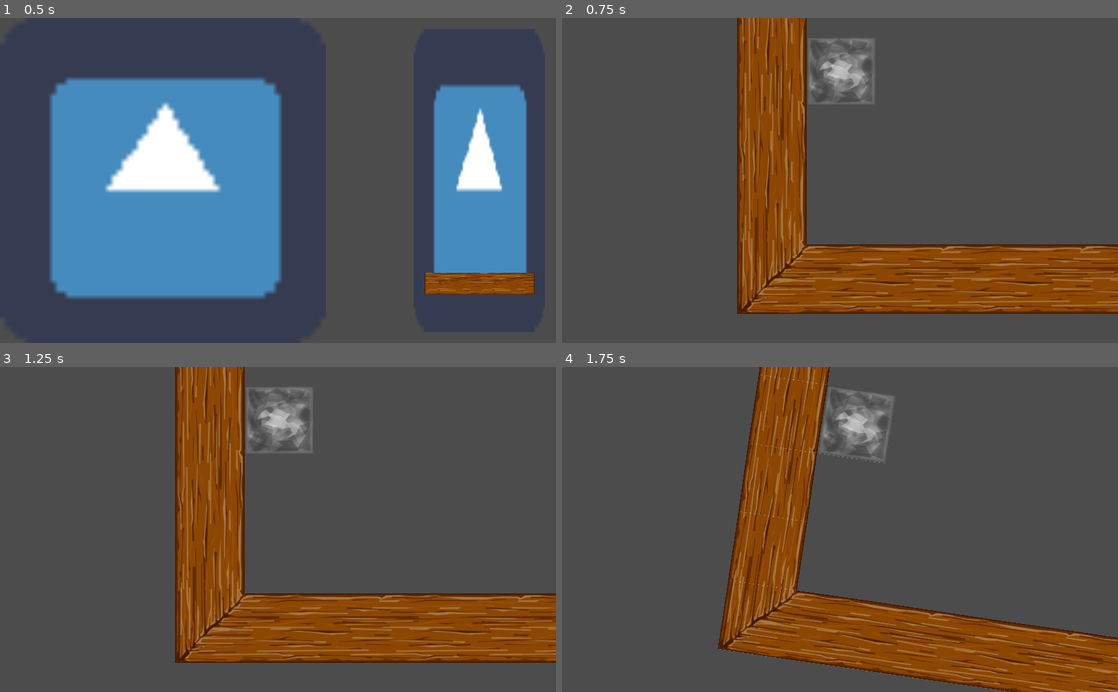
Above: before the commit, frames 1-4 (two rows, left to right).
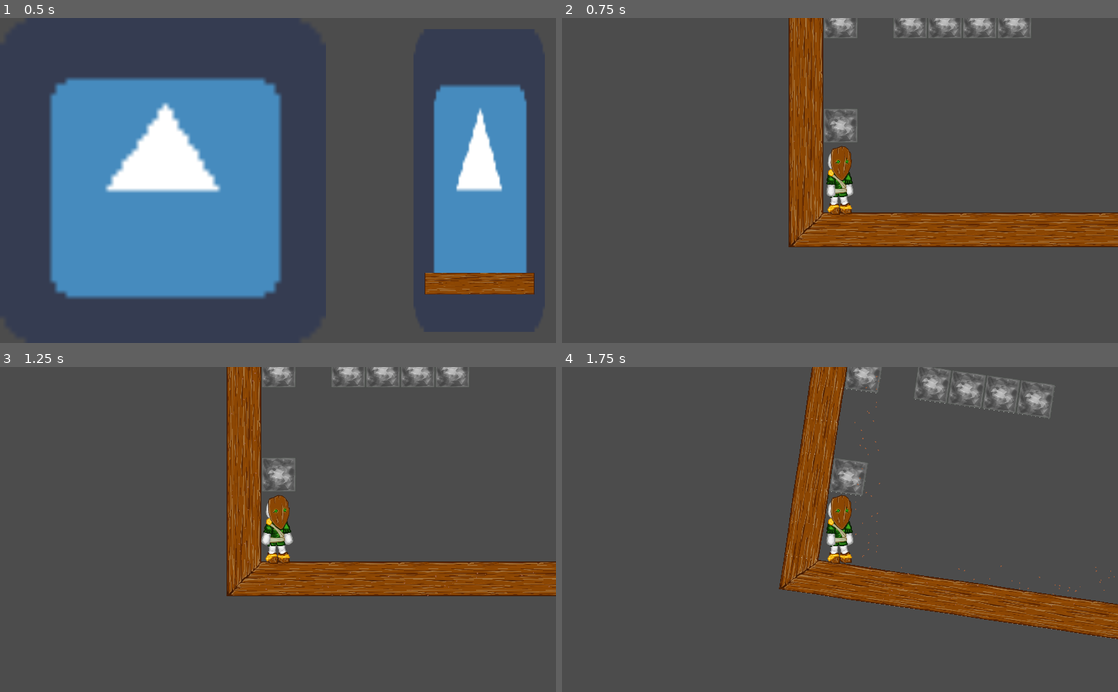
Above: after the commit, the same moments.

Repository: Boivin92/Turning-of-seasons
Game: Godot game, scene res://Menu/MainMenu/MainMenu.tscn
The game is run twice, just before and just after one commit, with the same random seed, the same clock (stepped at 60 frames per second) and the same inputs. The project has no main scene, so this scene is started directly. The engine's default icon, where the game draws it, is replaced by a stand-in: a white triangle on a blue panel in a dark square.
Inputs:
- Up to frame 1 (0.5 s): no input
- Up to frame 2 (0.75 s): click "START" at 0.5 s
- Up to frame 3 (1.25 s): no input
- Up to frame 4 (1.75 s): tap Enter (ui_accept) at 1.25, 1.35 s; hold D (right) from 1.28 s (still down); hold Space (jump) from 1.28 s (still down)

Frame 1 is identical in both runs. In frame 2, 33% of the frame differs, in the area x 31-100%, y 0-92%; in frame 3, 33%; in frame 4, 34%, in the area x 28-100%, y 0-100%.

Commit message:
Import and PARTICLES

Diff:
--- a/Level/Level.gd
+++ b/Level/Level.gd
@@ -13,6 +13,14 @@
 	if Input.is_action_just_pressed("ui_accept"):
 		$Tween.start()
 		$Player.brace_character()
+		_activate_particles(true)
+
+
+func _activate_particles(emit : bool) -> void:
+	$particles/ParticlesBottom.emitting = emit
+	$particles/ParticlesTop.emitting = emit
+	$particles/ParticlesLeft.emitting = emit
+	$particles/ParticlesRight.emitting = emit
 
 func GoToNextLevel():
 	get_tree().change_scene_to(NextLevel)
@@ -20,6 +28,7 @@
 func _on_Tween_tween_completed(object, key):
 	_prepare_tween()
 	$Player.release_bracing()
+	_activate_particles(false)
 
 func _prepare_tween():
 	$Tween.remove_all()
@@ -31,3 +40,10 @@
 		$Player.rotation_degrees,
 		$Player.rotation_degrees - RotationOnAdvance, 5,
 		Tween.TRANS_LINEAR, Tween.EASE_IN_OUT)
+
+func _on_Player_stomped() -> void:
+	_activate_particles(true)
+	$Timer.start()
+
+func _on_Timer_timeout() -> void:
+	_activate_particles(false)
--- a/Level/Level.tscn
+++ b/Level/Level.tscn
@@ -1,14 +1,44 @@
-[gd_scene load_steps=4 format=2]
+[gd_scene load_steps=7 format=2]
 
 [ext_resource path="res://Level/Level.gd" type="Script" id=1]
 [ext_resource path="res://Level/tileset.tres" type="TileSet" id=2]
 [ext_resource path="res://Player/Player.tscn" type="PackedScene" id=3]
 
+[sub_resource type="ParticlesMaterial" id=2]
+emission_shape = 2
+emission_box_extents = Vector3( 800, 50, 1 )
+flag_disable_z = true
+gravity = Vector3( 0, 150, 0 )
+angular_velocity = -41.0
+orbit_velocity = 0.0
+orbit_velocity_random = 0.0
+scale = 4.0
+color = Color( 0.619608, 0.372549, 0.243137, 1 )
+
+[sub_resource type="ParticlesMaterial" id=3]
+emission_shape = 2
+emission_box_extents = Vector3( 800, 50, 1 )
+flag_disable_z = true
+gravity = Vector3( 0, 150, 0 )
+angular_velocity = -41.0
+orbit_velocity = 0.0
+orbit_velocity_random = 0.0
+scale = 4.0
+color = Color( 0.619608, 0.372549, 0.243137, 1 )
+
+[sub_resource type="ParticlesMaterial" id=1]
+emission_shape = 2
+emission_box_extents = Vector3( 50, 800, 1 )
+flag_disable_z = true
+gravity = Vector3( 0, 150, 0 )
+angular_velocity = -41.0
+orbit_velocity = 0.0
+orbit_velocity_random = 0.0
+scale = 4.0
+color = Color( 0.619608, 0.372549, 0.243137, 1 )
+
 [node name="Level" type="Node2D"]
 script = ExtResource( 1 )
-__meta__ = {
-"_edit_group_": true
-}
 
 [node name="TileMap" type="TileMap" parent="."]
 tile_set = ExtResource( 2 )
@@ -20,4 +50,39 @@
 position = Vector2( 189.482, 1531.04 )
 
 [node name="Tween" type="Tween" parent="."]
+
+[node name="particles" type="Node" parent="."]
+
+[node name="ParticlesTop" type="Particles2D" parent="particles"]
+position = Vector2( 900.938, 75.7215 )
+emitting = false
+amount = 500
+lifetime = 5.0
+process_material = SubResource( 2 )
+
+[node name="ParticlesBottom" type="Particles2D" parent="particles"]
+position = Vector2( 893.386, 1732.26 )
+emitting = false
+amount = 500
+lifetime = 5.0
+process_material = SubResource( 3 )
+
+[node name="ParticlesLeft" type="Particles2D" parent="particles"]
+position = Vector2( 60.0822, 919.095 )
+emitting = false
+amount = 500
+lifetime = 5.0
+process_material = SubResource( 1 )
+
+[node name="ParticlesRight" type="Particles2D" parent="particles"]
+position = Vector2( 1729.21, 919.095 )
+emitting = false
+amount = 500
+lifetime = 5.0
+process_material = SubResource( 1 )
+
+[node name="Timer" type="Timer" parent="."]
+one_shot = true
+[connection signal="stomped" from="Player" to="." method="_on_Player_stomped"]
 [connection signal="tween_completed" from="Tween" to="." method="_on_Tween_tween_completed"]
+[connection signal="timeout" from="Timer" to="." method="_on_Timer_timeout"]
--- a/Player/Player.gd
+++ b/Player/Player.gd
@@ -7,6 +7,8 @@
 
 var pounding : bool
 var available : bool = true
+
+signal stomped
 
 # Called when the node enters the scene tree for the first time.
 func _ready():
@@ -22,14 +24,17 @@
 func _physics_process(delta):
 	if is_on_floor():
 		velocity.y = 0
-	velocity.y += gravity * delta
+	else:
+		velocity.y += gravity * delta
+
 	if not pounding && available:
 		get_input()
+
 	velocity.y = clamp(velocity.y, -2000, 2000)
 	var airborne = not is_on_floor()
 
-	move_and_slide(velocity, Vector2(0, -1), false, 4, 0.523599)
-	_set_sprite()
+	var slide = move_and_slide(velocity, Vector2(0, -1), false, 4, 0.523599)
+	_set_sprite(slide)
 	if airborne && is_on_floor():
 		_shake_camera()
 
@@ -37,28 +42,29 @@
 		pounding = false
 
 
-func _set_sprite() -> void:
-	if available:
-		if velocity.x == 0:
-			$AnimatedSprite.play("idle")
-		else:
-			$AnimatedSprite.play("walk")
+func _set_sprite(slide: Vector2) -> void:
+	if slide.x == 0:
+		$AnimatedSprite.play("idle")
+		print("Play Idle")
 	else:
-		#TODO: play bracing animation
-		pass
+		$AnimatedSprite.play("walk")
+		print("Play Walk")
 
-	if velocity.y < 0:
+	if slide.y < 0:
 		$AnimatedSprite.play("jump")
-	if velocity.y > 0:
+		print("Play Jump")
+	if slide.y > 0:
 		$AnimatedSprite.play("fall")
+		print("Play Fall")
 
-	if velocity.x < 0:
+	if slide.x < 0:
 		$AnimatedSprite.flip_h = true
-	elif velocity.x > 0:
+	elif slide.x > 0:
 		$AnimatedSprite.flip_h = false
 
 func _shake_camera():
 	$Camera2DWithShake.shake(0.4, 15, 8)
+	emit_signal("stomped")
 
 func get_input():
 	var right = Input.is_action_pressed("right")
--- a/Player/Player.tscn
+++ b/Player/Player.tscn
@@ -1,41 +1,54 @@
-[gd_scene load_steps=9 format=2]
+[gd_scene load_steps=22 format=2]
 
 [ext_resource path="res://Player/Player.gd" type="Script" id=1]
 [ext_resource path="res://Player/idle/character_idel1.png" type="Texture" id=2]
 [ext_resource path="res://Player/idle/character_idel2.png" type="Texture" id=3]
 [ext_resource path="res://Player/idle/character_idel3.png" type="Texture" id=4]
 [ext_resource path="res://Player/idle/character_idel4.png" type="Texture" id=5]
-[ext_resource path="res://Camera2DWithShake.gd" type="Script" id=6]
+[ext_resource path="res://Player/Walk/character_walk1.png" type="Texture" id=6]
+[ext_resource path="res://Player/Walk/character_walk2.png" type="Texture" id=7]
+[ext_resource path="res://Player/Walk/character_walk3.png" type="Texture" id=8]
+[ext_resource path="res://Player/Walk/character_walk4.png" type="Texture" id=9]
+[ext_resource path="res://Player/Walk/character_walk5.png" type="Texture" id=10]
+[ext_resource path="res://Player/Walk/character_walk6.png" type="Texture" id=11]
+[ext_resource path="res://Player/fall/character_fall2.png" type="Texture" id=12]
+[ext_resource path="res://Player/fall/character_fall3.png" type="Texture" id=13]
+[ext_resource path="res://Player/jump/character_jump1.png" type="Texture" id=14]
+[ext_resource path="res://Player/jump/character_jump2.png" type="Texture" id=15]
+[ext_resource path="res://Player/jump/character_jump3.png" type="Texture" id=16]
+[ext_resource path="res://Player/jump/character_jump4.png" type="Texture" id=17]
+[ext_resource path="res://Player/jump/character_jump5.png" type="Texture" id=18]
+[ext_resource path="res://Camera2DWithShake.gd" type="Script" id=19]
 
-[sub_resource type="SpriteFrames" id=2]
+[sub_resource type="SpriteFrames" id=1]
 animations = [ {
 "frames": [ ExtResource( 2 ), ExtResource( 3 ), ExtResource( 4 ), ExtResource( 5 ) ],
 "loop": true,
 "name": "idle",
 "speed": 2.0
 }, {
+"frames": [ ExtResource( 6 ), ExtResource( 7 ), ExtResource( 8 ), ExtResource( 9 ), ExtResource( 10 ), ExtResource( 11 ) ],
+"loop": true,
+"name": "walk",
+"speed": 5.0
+}, {
 "frames": [  ],
 "loop": true,
 "name": "brace",
 "speed": 5.0
 }, {
-"frames": [  ],
-"loop": true,
-"name": "jump",
-"speed": 5.0
-}, {
-"frames": [  ],
+"frames": [ ExtResource( 12 ), ExtResource( 13 ) ],
 "loop": true,
 "name": "fall",
-"speed": 5.0
+"speed": 2.0
 }, {
-"frames": [  ],
-"loop": true,
-"name": "walk",
+"frames": [ ExtResource( 14 ), ExtResource( 15 ), ExtResource( 16 ), ExtResource( 17 ), ExtResource( 18 ) ],
+"loop": false,
+"name": "jump",
 "speed": 5.0
 } ]
 
-[sub_resource type="RectangleShape2D" id=1]
+[sub_resource type="RectangleShape2D" id=2]
 extents = Vector2( 42.2928, 118.125 )
 
 [node name="Player" type="KinematicBody2D"]
@@ -49,13 +62,15 @@
 jump_speed = 600
 
 [node name="AnimatedSprite" type="AnimatedSprite" parent="."]
-frames = SubResource( 2 )
-animation = "brace"
+frames = SubResource( 1 )
+animation = "walk"
+frame = 3
 playing = true
 
 [node name="CollisionShape2D" type="CollisionShape2D" parent="."]
-shape = SubResource( 1 )
+shape = SubResource( 2 )
 
 [node name="Camera2DWithShake" type="Camera2D" parent="."]
 current = true
-script = ExtResource( 6 )
+zoom = Vector2( 2, 2 )
+script = ExtResource( 19 )
Binary file added: Player/Walk/character_walk1.png
Not shown, added: Player/Walk/character_walk1.png.import
Binary file added: Player/Walk/character_walk2.png
Not shown, added: Player/Walk/character_walk2.png.import
Binary file added: Player/Walk/character_walk3.png
Not shown, added: Player/Walk/character_walk3.png.import
Binary file added: Player/Walk/character_walk4.png
Not shown, added: Player/Walk/character_walk4.png.import
Binary file added: Player/Walk/character_walk5.png
Not shown, added: Player/Walk/character_walk5.png.import
Binary file added: Player/Walk/character_walk6.png
Not shown, added: Player/Walk/character_walk6.png.import
(and 22 more such lines)
